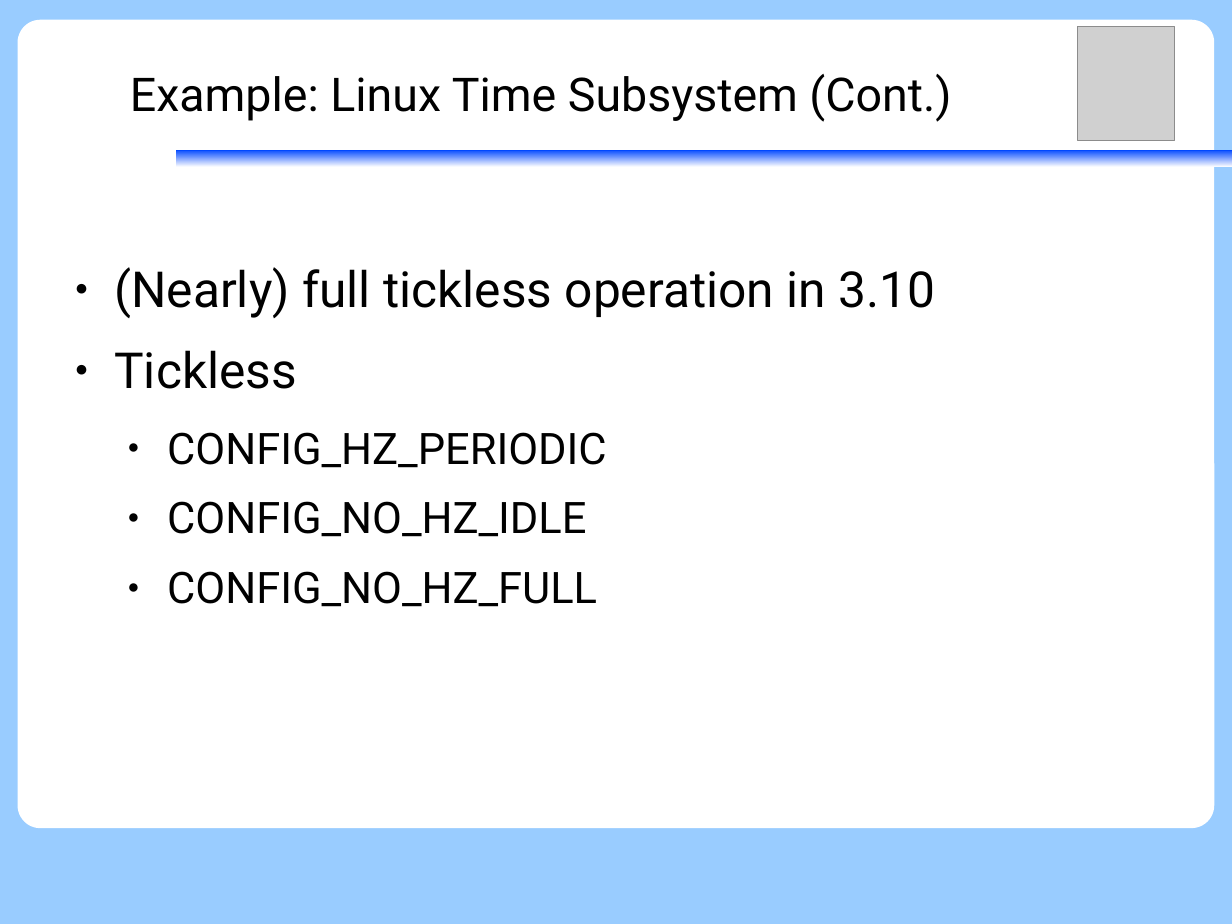
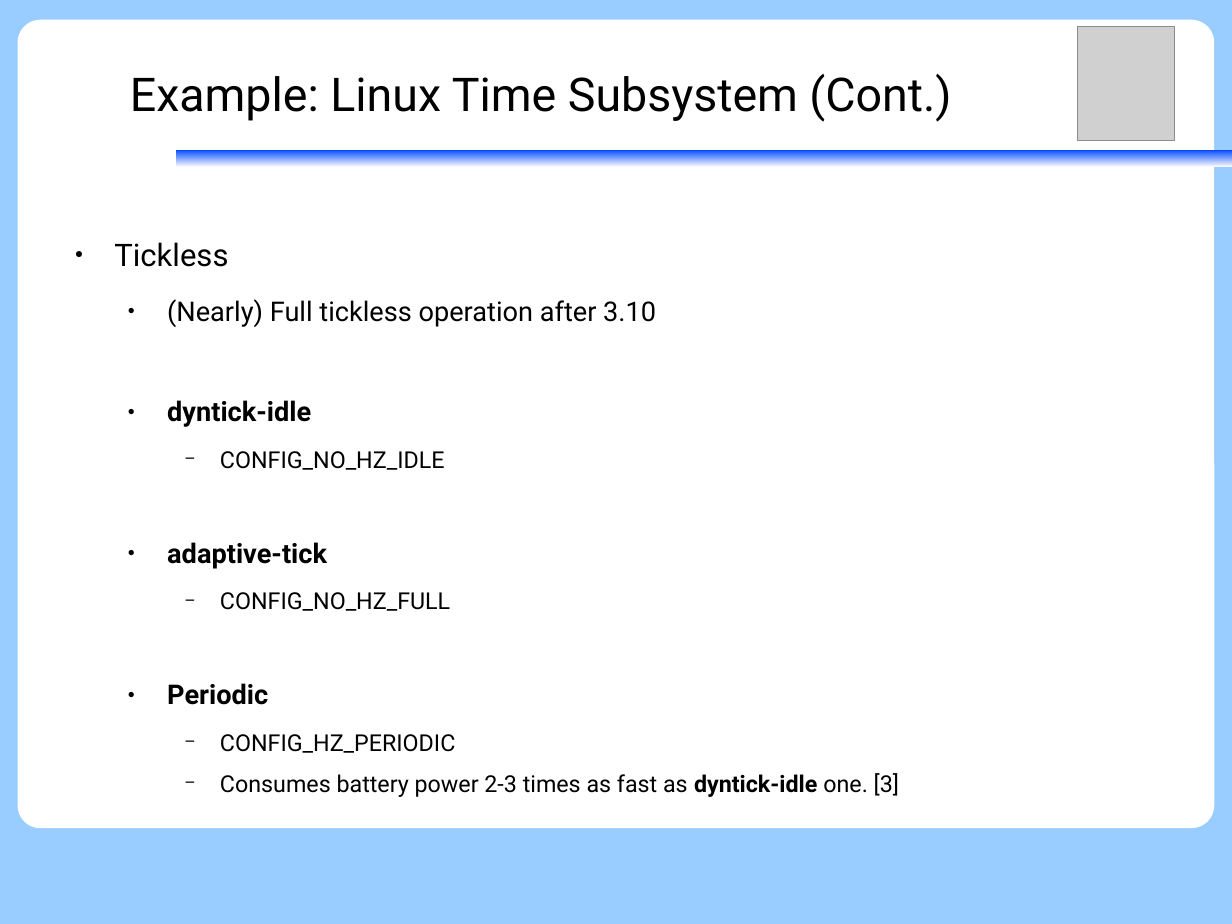
Before and after one commit to vh21/documents, a slide deck: slide 25 of ukernel/f9-microkernel-ktimer.odp (slide 24 before the commit). Drawn at 1232x924 pixels with LibreOffice and Linux fonts; fonts in the diff are those of the drawing; grey boxes stand for pictures. Boxes give left, top, right and bottom in pixels: in the first picture for what was removed or moved away, otherwise in the second. Text is boxed around its words. In the diff, an @@ line names an element or a change of style, - is before the commit and + after.

```diff
--- a/ukernel/f9-microkernel-ktimer.odp
+++ b/ukernel/f9-microkernel-ktimer.odp
@@ text at bbox=[114, 267, 935, 318]: paragraph removed @@
-● (Nearly) full tickless operation in 3.10
@@ text at bbox=[114, 242, 455, 753]: size 32 to 20 pt in "Tickless"; size 28 to 15 pt in "CONFIG_HZ_PERIODIC"; bullet ● to −; list level 2 to 3 in "CONFIG_HZ_PERIODIC" @@
@@ text at bbox=[167, 299, 656, 705]: paragraphs added @@
+  ● (Nearly) Full tickless operation after 3.10
+  ● dyntick-idle
+    − CONFIG_NO_HZ_IDLE
+  ● adaptive-tick
+    − CONFIG_NO_HZ_FULL
+  ● Periodic
@@ text at bbox=[220, 773, 899, 797]: text changed; size 28 to 15 pt @@
-  ● CONFIG_NO_HZ_IDLE
-  ● CONFIG_NO_HZ_FULL
+    − Consumes battery power 2-3 times as fast as dyntick-idle one. [3]
```
Also in this commit, not shown: 7 other slides changed, 2 slides added.
